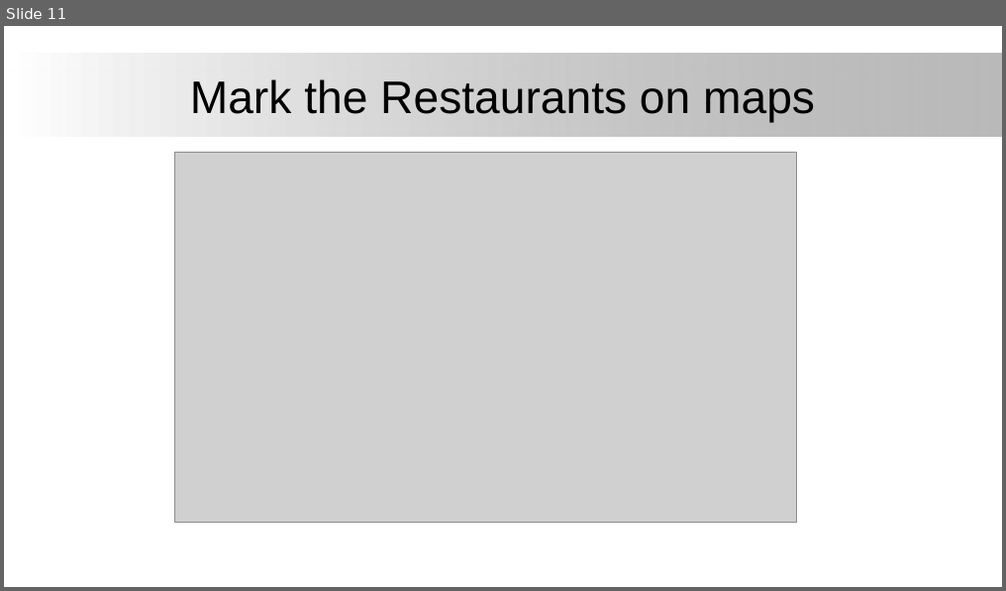
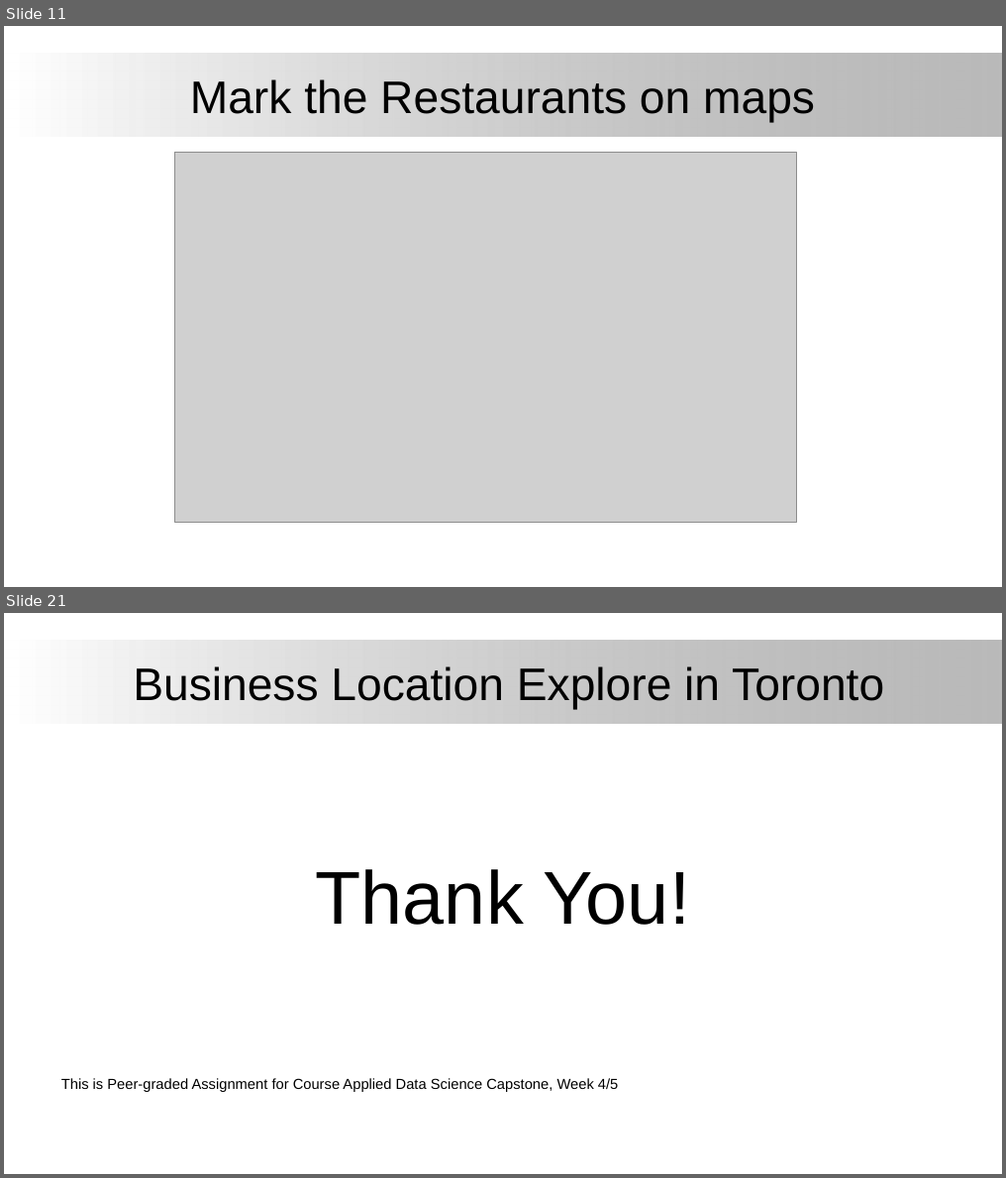
Before and after one commit to BinYuOnCa/Coursera, a slide deck: IBM_DataScience/AppliedDataScienceCapstone/Assignments/Business Location Explore in Toronto.pptx. Shown one above the other, each under a label of ours: slide 11 before the commit, slides 11 and 21 after it; the slides between them are not shown. The pictures are 1006x591 and 1006x1178 pixels, drawn with LibreOffice and Linux fonts; fonts in the diff are those of the drawing; grey boxes stand for pictures; background and template pictures are left out. Boxes give left, top, right and bottom in pixels: in the first picture for what was removed or moved away, otherwise in the second. Text is boxed around its words. In the diff, an @@ line names an element or a change of style, - is before the commit and + after.

```diff
--- a/IBM_DataScience/AppliedDataScienceCapstone/Assignments/Business Location Explore in Toronto.pptx
+++ b/IBM_DataScience/AppliedDataScienceCapstone/Assignments/Business Location Explore in Toronto.pptx
@@ slide 21 added at box(4, 613, 1002, 1174), background #FFFFFF; not listed: 1 template element that a slide beside it also shows @@
@@ title added at box(133, 666, 884, 710), 44 pt, text #000000 @@
+Business Location Explore in Toronto
@@ text added at box(61, 869, 689, 1092), 14 pt, text #000000 @@
+Thank You!
+This is Peer-graded Assignment for Course Applied Data Science Capstone, Week 4/5
```
Also in this commit, not shown: 8 slides changed, 3 other slides added.
